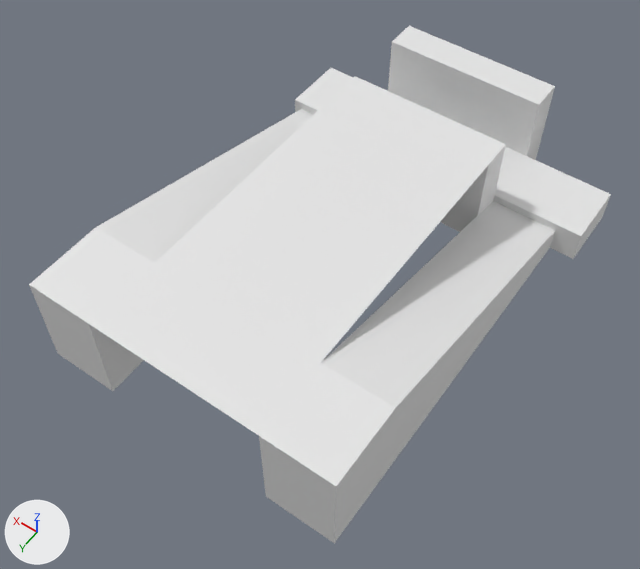
The Blender file Assets/Meshes/Level 5/Level 5.blend as it was, and as the next commit left it.
One viewpoint serves both versions: a 50 mm lens placed at (-8.59, 13.64, 18.33), pointed at (0.13, 1.44, -0.85). Lighting does not change. The marker at lower left points along +X, +Y and +Z. Materials are left out; every surface is plain grey.
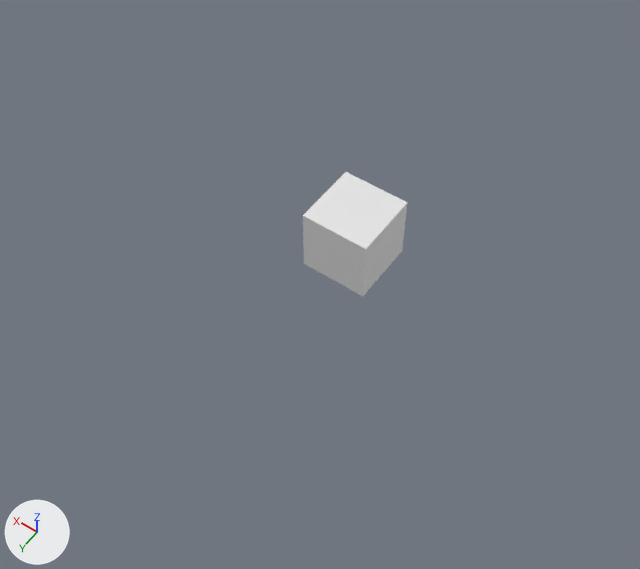
Commit message: Level 6

Where the change shows, as pixel boxes (x1, y1, x2, y2) in the pictures (640 x 569 px):
'Plane', deleted: before (90, 94, 488, 435)
'Cube__5_', deleted: before (259, 201, 555, 543)
'Cube__4_', deleted: before (29, 109, 313, 391)
'Cube', reshaped, moved, turned, rescaled: before (295, 68, 611, 259); after (303, 172, 408, 296)
'Cube__1_', deleted: before (388, 26, 555, 160)
'Cube__2_', deleted: before (336, 76, 506, 232)

The change, as a list of edits to the scene's bpy script:
```text
Change me_scene_003:
    where me_scene_003.from_pydata(...)  # 8 vertices, 6 faces; spans x -500.0..0.0, y 0.0..100.0, z -200.0..0.0
    used by ob_cube; location = (5.0, -6.0, -1.5); rotation_euler = (1.571, 0.0, 0.0), in degrees (90, 0, 0); scale = (0.02, 0.01, 0.01)
    verts and faces of me_scene_003; kept vertices keep their numbers, new ones are numbered from 8
    before: 0 (0.0, 0.0, 0.0), 1 (-500.0, 0.0, 0.0) at pixel (602, 217), 2 (0.0, 100.0, 0.0) at pixel (330, 67), 3 (-500.0, 100.0, 0.0) at pixel (610, 194), 4 (-500.0, 0.0, -200.0) at pixel (573, 259)
    before: 5 (-500.0, 100.0, -200.0) at pixel (581, 236), 6 (0.0, 0.0, -200.0), 7 (0.0, 100.0, -200.0) at pixel (295, 99)
    me_scene_003 part 1
    add delete_vertices([*range(0, 8)])  # with the faces that use them
    add verts[8] = (-1.0, -1.0, -1.0)  # pixel (402, 251)
    add verts[9] = (-1.0, -1.0, 1.0)  # pixel (407, 202)
    add verts[10] = (-1.0, 1.0, -1.0)  # pixel (362, 296)
    add verts[11] = (-1.0, 1.0, 1.0)  # pixel (365, 249)
    add for new, old in zip([*range(12, 16)], [*range(8, 12)]): verts[new] = verts[old] + (2.0, 0.0, 0.0)
    add faces += [(8, 9, 11, 10), (10, 11, 15, 14), (12, 14, 15, 13), (8, 12, 13, 9), (8, 10, 14, 12), (9, 13, 15, 11)]
Remove ob_cube__4:
    ob_cube__4 = bpy.data.objects.new('Cube__4_', me_scene)
    ob_cube__4.location = (4.75, -4.0, -1.5)
    ob_cube__4.rotation_euler = (1.571, 0.0, 0.0)  # degrees (90, 0, 0)
    ob_cube__4.scale = (0.01, 0.01, 0.01)
Remove ob_plane:
    ob_plane = bpy.data.objects.new('Plane', me_scene_001)
    ob_plane.location = (2.75, 7.0, 1.5)
    ob_plane.rotation_euler = (1.571, 0.0, 0.0)  # degrees (90, 0, 0)
    ob_plane.scale = (0.01, 0.01, 0.01)
Remove ob_cube__1:
    ob_cube__1 = bpy.data.objects.new('Cube__1_', me_scene_002)
    ob_cube__1.location = (2.75, -7.0, -1.5)
    ob_cube__1.rotation_euler = (1.571, 0.0, 0.0)  # degrees (90, 0, 0)
    ob_cube__1.scale = (0.01, 0.01, 0.01)
Change ob_cube:
    ob_cube.rotation_euler: (1.571, 0.0, 0.0) -> (0.0, 0.0, 0.0)  # degrees (90, 0, 0) -> degrees (0, 0, 0)
    ob_cube.scale: (0.02, 0.01, 0.01) -> (1.0, 1.0, 1.0)
    ob_cube.location: (5.0, -6.0, -1.5) -> (0.0, 0.0, 0.0)
Remove ob_cube__2:
    ob_cube__2 = bpy.data.objects.new('Cube__2_', me_scene_004)
    ob_cube__2.location = (2.75, -4.0, -1.5)
    ob_cube__2.rotation_euler = (1.571, 0.0, 0.0)  # degrees (90, 0, 0)
    ob_cube__2.scale = (0.01, 0.01, 0.01)
Remove ob_cube__5:
    ob_cube__5 = bpy.data.objects.new('Cube__5_', me_scene_005)
    ob_cube__5.location = (-2.25, -4.0, -1.5)
    ob_cube__5.rotation_euler = (1.571, 0.0, 0.0)  # degrees (90, 0, 0)
    ob_cube__5.scale = (0.01, 0.01, 0.01)
```
